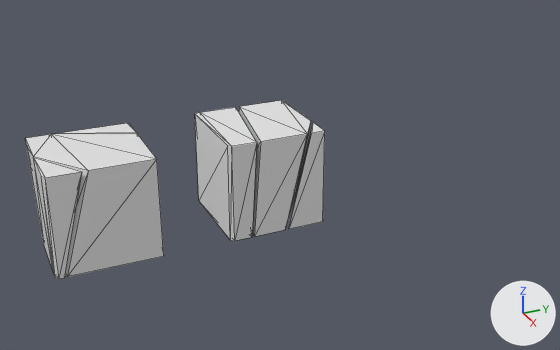
The glTF model assets/models/world.glb, before and after one commit.
The view is the same before and after, from a 50 mm lens placed at (6.76, -2.06, 3.25), pointed at (0.02, 0.98, -0.12). The lights are fixed; the arrows at lower right show +X, +Y and +Z. Mesh edges are drawn as thin lines. Vertices at the same position are counted once.

The older version as bpy lines, for what is in view:
```python
me_box = bpy.data.meshes.new('box')
me_box.from_pydata(...)  # 30 vertices, 48 faces; spans x -0.5..0.5, y -0.5..0.5, z -0.5..0.5
me_box.materials.append(mat_material)  # white #e7e7e7
me_box2 = bpy.data.meshes.new('box2')
me_box2.from_pydata(...)  # 30 vertices, 48 faces; spans x -0.5..0.5, y -0.5..0.5, z -0.5..0.5
ob_box = bpy.data.objects.new('box', me_box)
ob_box.location = (0.0, -0.944, 0.0)
ob_box2 = bpy.data.objects.new('box2', me_box2)
ob_box2.location = (0.0, 0.741, 0.0)
```
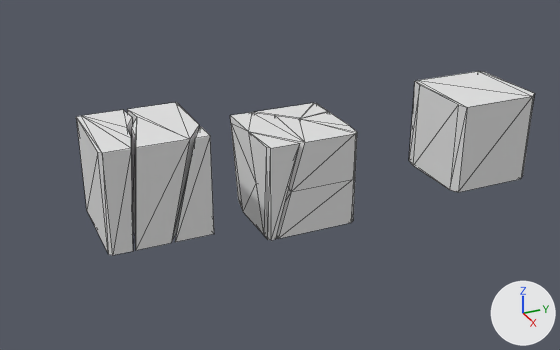
Location of each change, [x1, y1, x2, y2] in pixels of the pictures (560 x 350 px):
'box', reshaped, moved (9% narrower, 12% shorter)
    before: [25, 123, 164, 279]
    after: [230, 103, 357, 240]
'box2', reshaped, moved (6% wider, 8% taller)
    before: [195, 100, 325, 241]
    after: [76, 102, 214, 255]
'block', added
    after: [409, 71, 535, 192]
part 1 of me_box, built on
    before: [27, 123, 164, 277]
    after: [231, 103, 357, 239]
part 2 of me_box2, built on
    before: [199, 107, 306, 236]
    after: [82, 109, 188, 240]

Edits to the bpy script that builds the scene:
```text
Change me_box:
    used by ob_box; location = (0.0, -0.944, 0.0)
    remove me_box.from_pydata(...)  # 30 vertices, 48 faces; spans x -0.5..0.5, y -0.5..0.5, z -0.5..0.5
    add me_box.from_pydata(...)  # 56 vertices, 100 faces; spans x -0.5..0.5, y -0.5..0.5, z -0.5..0.5
    me_box part 1
    3 vertices are removed from x -0.5..0.5, y -0.169..0.5, z -0.5..0.5
    27 faces are deleted
    24 vertices are added at x -0.5..0.5, y -0.5..0.5, z -0.5..0.5
    5 new vertices lie (0.0, 0.0, 0.5) away from vertices in x -0.5..0.5, y 0.444..0.5, z -0.5
    79 new faces join them
Change me_box2:
    used by ob_box2; location = (0.0, 0.741, 0.0)
    remove me_box2.from_pydata(...)  # 30 vertices, 48 faces; spans x -0.5..0.5, y -0.5..0.5, z -0.5..0.5
    add me_box2.from_pydata(...)  # 42 vertices, 72 faces; spans x -0.5..0.5, y -0.5..0.5, z -0.5..0.5
    me_box2 part 2
    8 faces are deleted
    12 vertices are added at x -0.25..0.25, y -0.221..0.025, z -0.5..0.5
    32 new faces join them
Add me_block:
    me_block.from_pydata(...)  # 18 vertices, 32 faces; spans x -0.5..0.5, y -0.5..0.5, z -0.5..0.5
Change ob_box:
    ob_box.location: (0.0, -0.944, 0.0) -> (0.0, 1.138, -0.085)
Change ob_box2:
    ob_box2.location: (0.0, 0.741, 0.0) -> (0.1, -0.469, 0.181)
Add ob_block:
    ob_block = bpy.data.objects.new('block', me_block)
    ob_block.location = (0.0, 3.381, 0.0)
```
